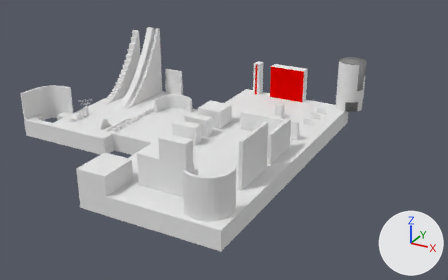
Before and after pictures for a commit that changed the Blender file data/level/level.blend.
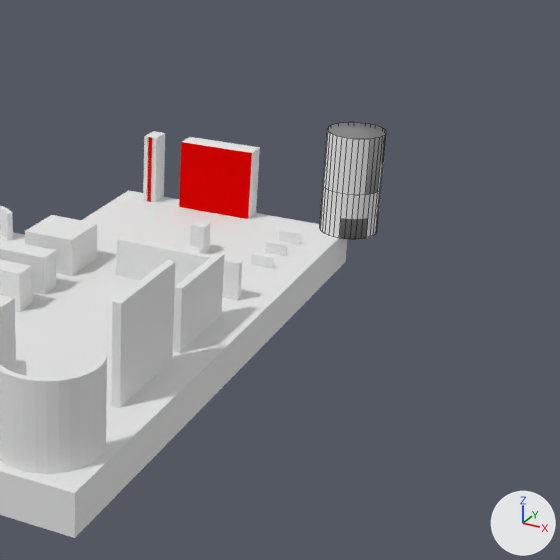
Old and new are each drawn whole from a 50 mm camera at (112.1, -128.5, 66.7) aimed at (38.4, 5.4, -0.3) and again close up on the part from 42% to 100% of the width and 0% to 94% of the height. Arrows for +X, +Y and +Z are at lower right; the lights stay in place. The close-ups show mesh edges as thin lines.
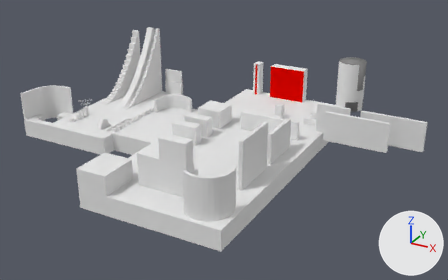
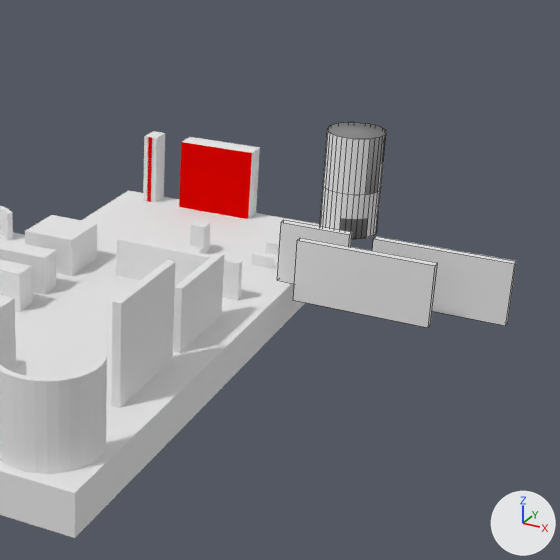
Location of each change, [x1, y1, x2, y2] in pixels of the close-ups (560 x 560 px):
```json
{"object": "Cube.006", "change": "added", "after": [293, 238, 437, 328]}
{"object": "Cube.007", "change": "added", "after": [372, 236, 516, 326]}
{"object": "Cube.005", "change": "added", "after": [277, 220, 352, 284]}
```

Edits to the scene script, one JSON object a line:
```json
{"op": "add", "block": "me_cube_005", "code": ["me_cube_005 = bpy.data.meshes.new('Cube.005')", "me_cube_005.from_pydata(...)  # a box spanning x -1.0..8.0, y -0.5..0.5, z -1.0..7.0"]}
{"op": "add", "block": "me_cube_007", "code": ["me_cube_007 = bpy.data.meshes.new('Cube.007')", "me_cube_007.from_pydata(...)  # a box spanning x -1.0..16.0, y -0.5..0.5, z -1.0..7.0"]}
{"op": "add", "block": "ob_cube_005", "code": ["ob_cube_005 = bpy.data.objects.new('Cube.005', me_cube_005)", "ob_cube_005.location = (59.0, 23.0, 1.0)"]}
{"op": "add", "block": "ob_cube_006", "code": ["ob_cube_006 = bpy.data.objects.new('Cube.006', me_cube_007)", "ob_cube_006.location = (63.0, 18.0, 1.0)"]}
{"op": "add", "block": "ob_cube_007", "code": ["ob_cube_007 = bpy.data.objects.new('Cube.007', me_cube_007.copy())", "ob_cube_007.location = (71.0, 23.0, 1.0)"]}
```
